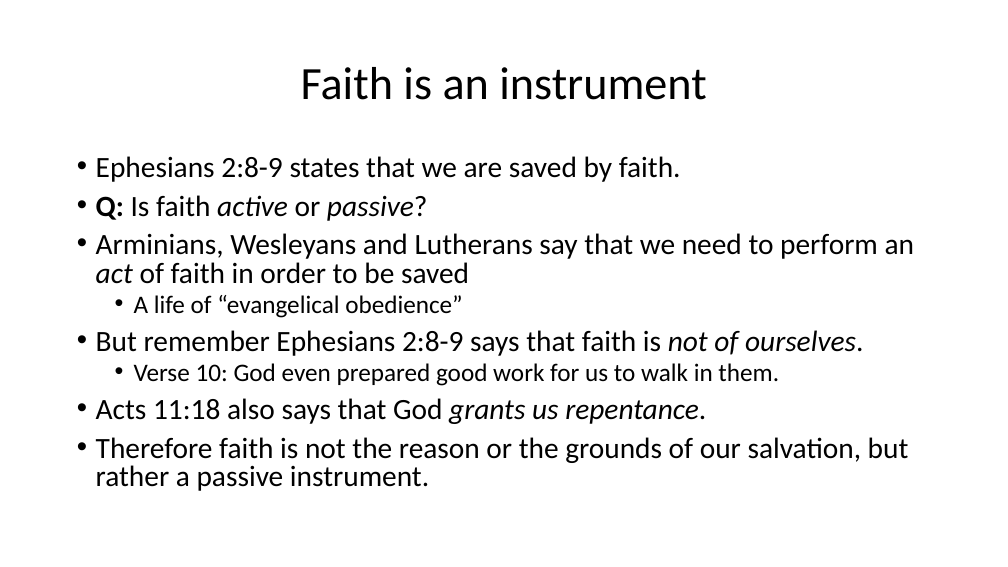
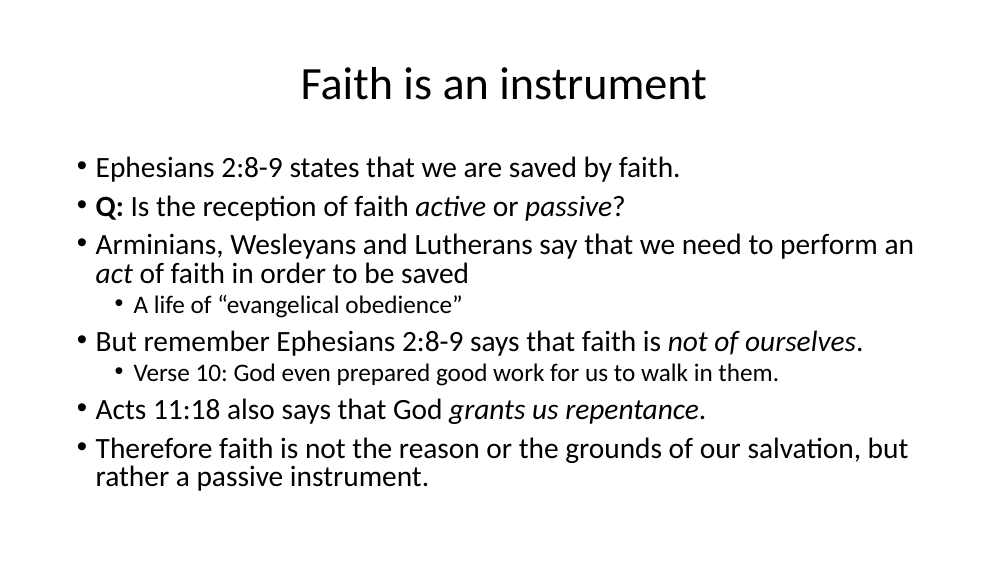
Before and after one commit to csmatyi/calvary_sunday_school, a slide deck: slide 12 of WSC85-88_211205.pptx. Drawn at 1008x567 pixels with LibreOffice and Linux fonts; fonts in the diff are those of the drawing. Boxes give left, top, right and bottom in pixels: in the first picture for what was removed or moved away, otherwise in the second. Text is boxed around its words. In the diff, an @@ line names an element or a change of style, - is before the commit and + after.

```diff
--- a/WSC85-88_211205.pptx
+++ b/WSC85-88_211205.pptx
@@ text at <box>96,195,625,221</box>: text changed; italic off @@
-• Q: Is faith active or passive?
+• Q: Is the reception of faith active or passive?
```
Also in this commit, not shown: 2 other slides changed, 9 slides added.
